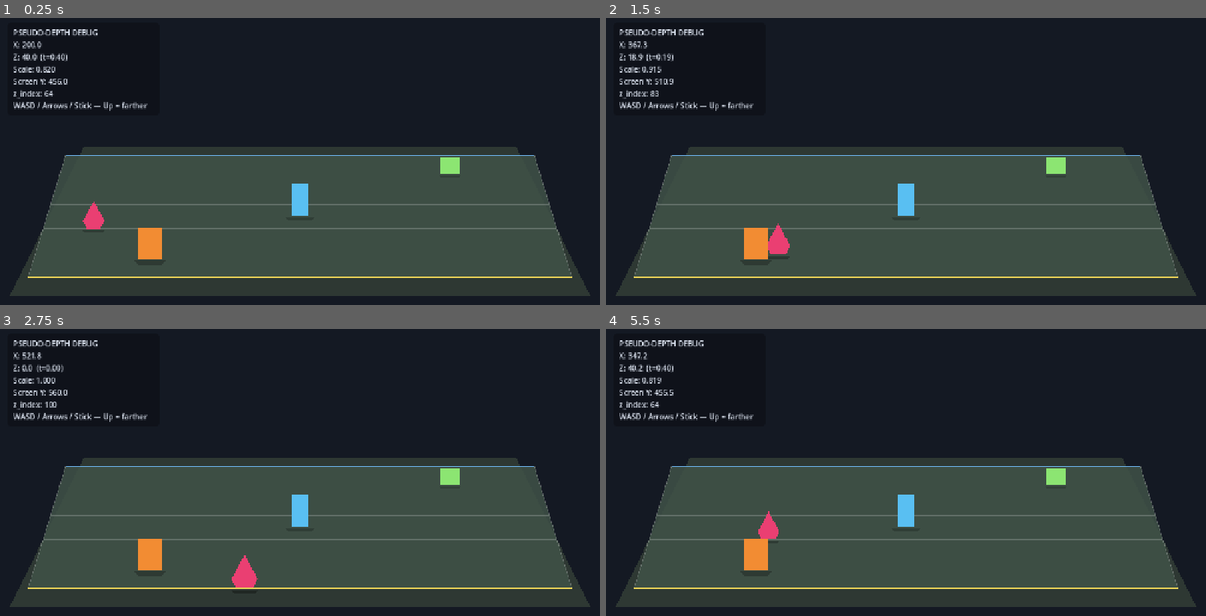
Above: before the commit, frames 1-4 (two rows, left to right).
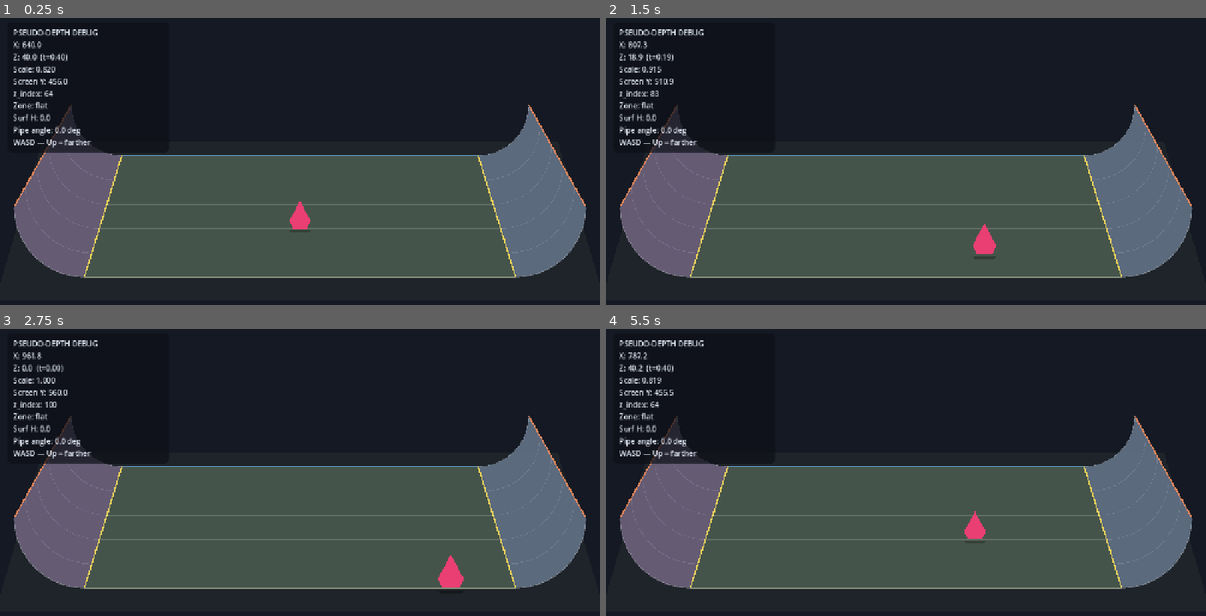
Above: after the commit, the same moments.

Repository: wmichelin/sideskate
Game: Godot game, scene res://scenes/main.tscn
Same seed, same stepped clock (60 frames per second), same inputs: the game is played once before the commit and once after it.
Inputs:
- Up to frame 1 (0.25 s): no input
- Up to frame 2 (1.5 s): tap Enter at 0.5 s; hold D (move_right) 0.53-1.28 s; hold S (move_down) from 1.28 s (still down)
- Up to frame 3 (2.75 s): tap Space at 2 s; release S (move_down) at 2.03 s; hold D (move_right) from 2.03 s (still down)
- Up to frame 4 (5.5 s): release D (move_right) at 2.78 s; hold W (move_up) 2.78-3.53 s; hold A (move_left) 3.53-5.03 s; hold S (move_down) from 5.03 s (still down)

The runs differ from the first frame. In frame 1, 15% of the frame differs, in the area x 2-98%, y 8-91%; in frame 2, 15%; in frame 3, 15%, in the area x 2-98%, y 8-93%; in frame 4, 15%.

Commit message:
Add wide plaza level with interactable side quarter pipes.
Players sample RampLevel for surface height/angle so pipe contact is ready for upcoming skate mechanics.

Diff:
--- a/scenes/main.tscn
+++ b/scenes/main.tscn
@@ -1,10 +1,11 @@
-[gd_scene load_steps=8 format=3 uid="uid://bdepthproto01"]
+[gd_scene load_steps=7 format=3 uid="uid://bdepthproto01"]
 
-[ext_resource type="Script" path="res://scripts/lane_band.gd" id="1_lane"]
-[ext_resource type="Script" path="res://scripts/player.gd" id="2_player"]
-[ext_resource type="Script" path="res://scripts/pseudo_depth_body.gd" id="3_depth"]
-[ext_resource type="Script" path="res://scripts/depth_prop.gd" id="4_prop"]
-[ext_resource type="Script" path="res://scripts/debug_overlay.gd" id="5_debug"]
+[ext_resource type="Script" path="res://scripts/ramp_level.gd" id="1_level"]
+[ext_resource type="Script" path="res://scripts/quarter_pipe.gd" id="2_pipe"]
+[ext_resource type="Script" path="res://scripts/ramp_visual.gd" id="3_visual"]
+[ext_resource type="Script" path="res://scripts/player.gd" id="4_player"]
+[ext_resource type="Script" path="res://scripts/pseudo_depth_body.gd" id="5_depth"]
+[ext_resource type="Script" path="res://scripts/debug_overlay.gd" id="6_debug"]
 
 [sub_resource type="StyleBoxFlat" id="StyleBoxFlat_panel"]
 bg_color = Color(0.05, 0.06, 0.09, 0.72)
@@ -24,65 +25,35 @@
 color = Color(0.08, 0.1, 0.14, 1)
 polygon = PackedVector2Array(0, 0, 1280, 0, 1280, 720, 0, 720)
 
-[node name="LaneBand" type="Node2D" parent="."]
-z_index = -50
-script = ExtResource("1_lane")
+[node name="RampLevel" type="Node2D" parent="."]
+script = ExtResource("1_level")
+lip_left = 180.0
+lip_right = 1100.0
+pipe_radius = 150.0
 
-[node name="Props" type="Node2D" parent="."]
+[node name="LeftPipe" type="Node" parent="RampLevel"]
+script = ExtResource("2_pipe")
+side = 0
+lip_x = 180.0
+radius = 150.0
 
-[node name="PropNear" type="Node2D" parent="Props"]
-script = ExtResource("4_prop")
-start_x = 320.0
-start_z = 15.0
+[node name="RightPipe" type="Node" parent="RampLevel"]
+script = ExtResource("2_pipe")
+side = 1
+lip_x = 1100.0
+radius = 150.0
 
-[node name="PseudoDepthBody" type="Node" parent="Props/PropNear"]
-script = ExtResource("3_depth")
-
-[node name="Shadow" type="Polygon2D" parent="Props/PropNear"]
-color = Color(0, 0, 0, 0.5)
-polygon = PackedVector2Array(-36, -10, 36, -10, 28, 10, -28, 10)
-
-[node name="Body" type="Polygon2D" parent="Props/PropNear"]
-color = Color(0.95, 0.55, 0.2, 1)
-polygon = PackedVector2Array(-28, -70, 28, -70, 28, 0, -28, 0)
-
-[node name="PropMid" type="Node2D" parent="Props"]
-script = ExtResource("4_prop")
-start_x = 640.0
-start_z = 50.0
-
-[node name="PseudoDepthBody" type="Node" parent="Props/PropMid"]
-script = ExtResource("3_depth")
-
-[node name="Shadow" type="Polygon2D" parent="Props/PropMid"]
-color = Color(0, 0, 0, 0.5)
-polygon = PackedVector2Array(-40, -10, 40, -10, 30, 10, -30, 10)
-
-[node name="Body" type="Polygon2D" parent="Props/PropMid"]
-color = Color(0.35, 0.75, 0.95, 1)
-polygon = PackedVector2Array(-22, -90, 22, -90, 22, 0, -22, 0)
-
-[node name="PropFar" type="Node2D" parent="Props"]
-script = ExtResource("4_prop")
-start_x = 960.0
-start_z = 85.0
-
-[node name="PseudoDepthBody" type="Node" parent="Props/PropFar"]
-script = ExtResource("3_depth")
-
-[node name="Shadow" type="Polygon2D" parent="Props/PropFar"]
-color = Color(0, 0, 0, 0.5)
-polygon = PackedVector2Array(-44, -10, 44, -10, 32, 10, -32, 10)
-
-[node name="Body" type="Polygon2D" parent="Props/PropFar"]
-color = Color(0.55, 0.9, 0.45, 1)
-polygon = PackedVector2Array(-34, -55, 34, -55, 34, 0, -34, 0)
+[node name="RampVisual" type="Node2D" parent="RampLevel"]
+script = ExtResource("3_visual")
+lip_left = 180.0
+lip_right = 1100.0
+pipe_radius = 150.0
 
 [node name="Player" type="Node2D" parent="."]
-script = ExtResource("2_player")
+script = ExtResource("4_player")
 
 [node name="PseudoDepthBody" type="Node" parent="Player"]
-script = ExtResource("3_depth")
+script = ExtResource("5_depth")
 
 [node name="Shadow" type="Polygon2D" parent="Player"]
 z_index = -1
@@ -94,13 +65,13 @@
 polygon = PackedVector2Array(0, -72, 28, -20, 18, 0, -18, 0, -28, -20)
 
 [node name="DebugOverlay" type="CanvasLayer" parent="."]
-script = ExtResource("5_debug")
+script = ExtResource("6_debug")
 
 [node name="Panel" type="PanelContainer" parent="DebugOverlay"]
 offset_left = 16.0
 offset_top = 16.0
-offset_right = 340.0
-offset_bottom = 190.0
+offset_right = 360.0
+offset_bottom = 250.0
 theme_override_styles/panel = SubResource("StyleBoxFlat_panel")
 
 [node name="Label" type="Label" parent="DebugOverlay/Panel"]
--- a/scripts/debug_overlay.gd
+++ b/scripts/debug_overlay.gd
@@ -1,5 +1,5 @@
 extends CanvasLayer
-## Live readout of the player's logical depth state.
+## Live readout of depth + surface (flat / pipe) state.
 
 @export var player_path: NodePath = NodePath("../Player")
 
@@ -18,6 +18,11 @@
 		return
 	var depth: PseudoDepthBody = _player.get_node("PseudoDepthBody")
 	var s := depth.debug_snapshot()
+	var surface: Dictionary = {}
+	if _player.get("last_surface") != null:
+		surface = _player.last_surface
+	var zone := str(surface.get("zone", "flat"))
+	var pipe_angle := float(surface.get("angle", 0.0))
 	label.text = (
 		"PSEUDO-DEPTH DEBUG\n"
 		+ "X: %.1f\n" % s.x
@@ -25,5 +30,8 @@
 		+ "Scale: %.3f\n" % s.scale
 		+ "Screen Y: %.1f\n" % s.screen_y
 		+ "z_index: %d\n" % s.z_index
-		+ "WASD / Arrows / Stick — Up = farther"
+		+ "Zone: %s\n" % zone
+		+ "Surf H: %.1f\n" % s.surface_height
+		+ "Pipe angle: %.1f deg\n" % pipe_angle
+		+ "WASD — Up = farther"
 	)
--- a/scripts/player.gd
+++ b/scripts/player.gd
@@ -1,20 +1,30 @@
 extends Node2D
-## 8-way mover on logical X/Z with accel/friction. Depth visuals via PseudoDepthBody.
+## 8-way mover on logical X/Z with accel/friction. Samples RampLevel for surface height.
 
 @export var max_speed: float = 260.0
 @export var acceleration: float = 1600.0
 @export var friction: float = 1800.0
 ## When on, logical speed is scaled by visual scale so near movement reads faster.
 @export var depth_speed_feel: bool = true
+@export var level_path: NodePath = NodePath("../RampLevel")
 
 @onready var depth: PseudoDepthBody = $PseudoDepthBody
 
 var _velocity: Vector2 = Vector2.ZERO  # x = logical X speed, y = logical Z speed
+var _level: RampLevel
+## Last surface sample for debug HUD.
+var last_surface: Dictionary = {}
 
 
 func _ready() -> void:
-	depth.logical_x = 200.0
+	_level = get_node_or_null(level_path) as RampLevel
+	# Spawn mid-plaza.
+	var spawn_x := 640.0
+	if _level:
+		spawn_x = (_level.lip_left + _level.lip_right) * 0.5
+	depth.logical_x = spawn_x
 	depth.logical_z = 40.0
+	_apply_surface()
 	depth.apply()
 
 
@@ -26,9 +36,22 @@
 	depth.logical_x += _velocity.x * speed_mul * delta
 	depth.logical_z = depth.clamp_z(depth.logical_z + _velocity.y * speed_mul * delta)
 
-	# Soft clamp X to a wide playfield so the player stays on the test stage.
-	depth.logical_x = clampf(depth.logical_x, 80.0, 1200.0)
+	if _level:
+		depth.logical_x = clampf(depth.logical_x, _level.x_min(), _level.x_max())
+	else:
+		depth.logical_x = clampf(depth.logical_x, 80.0, 1200.0)
+
+	_apply_surface()
 	depth.apply()
+
+
+func _apply_surface() -> void:
+	if _level == null:
+		last_surface = {"zone": "flat", "height": 0.0, "angle": 0.0}
+		depth.surface_height = 0.0
+		return
+	last_surface = _level.sample(depth.logical_x, depth.logical_z)
+	depth.surface_height = float(last_surface.get("height", 0.0))
 
 
 func _read_move_input() -> Vector2:
--- a/scripts/pseudo_depth_body.gd
+++ b/scripts/pseudo_depth_body.gd
@@ -14,8 +14,8 @@
 ##   scale     = lerp(near_scale, far_scale, t)
 ##   z_index   = round(lerp(near_z_index, far_z_index, t))
 ##
-## Shadow uses the ground screen position (X, screen_y) and ignores
-## height_offset so jumps can lift the body later without moving the shadow.
+## Shadow uses the surface contact position (X, screen_y - surface_height)
+## and ignores jump height_offset so jumps can lift the body later.
 
 @export_group("Lane Band")
 @export var z_min: float = 0.0
@@ -44,7 +44,9 @@
 var logical_x: float = 0.0
 ## Logical depth in the lane band.
 var logical_z: float = 0.0
-## Future jump height in screen pixels (does not move the shadow).
+## Height of the supporting surface (pipe/flat). Shadow follows this.
+var surface_height: float = 0.0
+## Extra jump height in screen pixels (body only — shadow ignores this).
 var height_offset: float = 0.0
 
 var _visual: Node2D
@@ -65,7 +67,7 @@
 	return clampf((logical_z - z_min) / span, 0.0, 1.0)
 
 
-## Ground contact Y on screen for the current Z (shadow + feet).
+## Ground contact Y on screen for the current Z (shadow + feet on flat plaza).
 func ground_screen_y() -> float:
 	return lerpf(near_screen_y, far_screen_y, depth_t())
 
@@ -88,7 +90,7 @@
 	return clampf(z, z_min, z_max)
 
 
-## Push logical X/Z (+ optional height) into Node2D transforms.
+## Push logical X/Z (+ surface/jump height) into Node2D transforms.
 func apply() -> void:
 	logical_z = clamp_z(logical_z)
 	var parent := get_parent() as Node2D
@@ -100,22 +102,21 @@
 	var s := visual_scale()
 	var z_i := draw_z_index()
 
-	# Root sits on the ground contact point for this depth.
+	# Root sits on the plaza ground line for this depth; height is applied on children.
 	parent.position = Vector2(logical_x, ground_y)
 	parent.z_index = z_i
 
 	if _visual:
-		# Lift the body for future jumps; scale shrinks as Z increases.
-		_visual.position = Vector2(0.0, -height_offset)
+		# Surface raises body+shadow; jump height raises body only.
+		_visual.position = Vector2(0.0, -(surface_height + height_offset) * s)
 		_visual.scale = Vector2(s, s)
 		_visual.z_index = 1
 
 	if _shadow:
-		# Shadow stays on the ground plane (no height_offset).
-		_shadow.position = Vector2(0.0, shadow_ground_nudge * s)
+		# Shadow pinned to surface contact (not jump height).
+		_shadow.position = Vector2(0.0, shadow_ground_nudge * s - surface_height * s)
 		_shadow.scale = Vector2(s, s * 0.45)
 		_shadow.z_index = 0
-		# Soften shadow slightly as we go farther back.
 		_shadow.modulate.a = lerpf(0.55, 0.28, t)
 
 
@@ -127,5 +128,6 @@
 		"scale": visual_scale(),
 		"screen_y": ground_screen_y(),
 		"z_index": draw_z_index(),
+		"surface_height": surface_height,
 		"height": height_offset,
 	}
--- /dev/null
+++ b/scripts/quarter_pipe.gd
@@ -0,0 +1,71 @@
+class_name QuarterPipe
+extends Node
+## Interactable quarter-pipe surface on the left or right edge of the plaza.
+##
+## Logical profile (height up from flat):
+##   θ = 0 at the lip (meets flat), θ = PI/2 at the vertical top
+##   x_offset from lip into the pipe = radius * sin(θ)
+##   height                   = radius * (1 - cos(θ))
+## Given x: θ = asin(clamp(x_offset / radius)), height = radius * (1 - cos(θ))
+
+enum PipeSide { LEFT, RIGHT }
+
+@export var side: PipeSide = PipeSide.LEFT
+## X where the pipe meets the flat floor.
+@export var lip_x: float = 180.0
+@export var radius: float = 150.0
+@export var z_min: float = 0.0
+@export var z_max: float = 100.0
+
+
+func x_min() -> float:
+	if side == PipeSide.LEFT:
+		return lip_x - radius
+	return lip_x
+
+
+func x_max() -> float:
+	if side == PipeSide.LEFT:
+		return lip_x
+	return lip_x + radius
+
+
+func contains_x(logical_x: float) -> bool:
+	return logical_x >= x_min() - 0.001 and logical_x <= x_max() + 0.001
+
+
+func contains_z(logical_z: float) -> bool:
+	return logical_z >= z_min - 0.001 and logical_z <= z_max + 0.001
+
+
+## Returns surface sample, or { active: false } if outside this pipe.
+func query_surface(logical_x: float, logical_z: float) -> Dictionary:
+	if not contains_z(logical_z) or not contains_x(logical_x):
+		return {"active": false}
+
+	var x_offset: float
+	if side == PipeSide.LEFT:
+		x_offset = lip_x - logical_x
+	else:
+		x_offset = logical_x - lip_x
+
+	x_offset = clampf(x_offset, 0.0, radius)
+	var ratio := 0.0 if radius <= 0.0001 else clampf(x_offset / radius, 0.0, 1.0)
+	var theta := asin(ratio)
+	var height := radius * (1.0 - cos(theta))
+	# Unit normal pointing toward the plaza / open air (away from the wall).
+	var normal_x := cos(theta) if side == PipeSide.LEFT else -cos(theta)
+	var normal_y := sin(theta)  # "up" in logical height space
+
+	return {
+		"active": true,
+		"zone": "left_pipe" if side == PipeSide.LEFT else "right_pipe",
+		"height": height,
+		"angle": rad_to_deg(theta),
+		"theta": theta,
+		"normal_x": normal_x,
+		"normal_y": normal_y,
+		"t_along_pipe": ratio,
+		"lip_x": lip_x,
+		"side": side,
+	}
--- /dev/null
+++ b/scripts/ramp_level.gd
@@ -0,0 +1,63 @@
+class_name RampLevel
+extends Node2D
+## Owns the plaza flat + left/right quarter pipes. Single surface sampler for the player.
+
+@export var lip_left: float = 180.0
+@export var lip_right: float = 1100.0
+@export var pipe_radius: float = 150.0
+@export var z_min: float = 0.0
+@export var z_max: float = 100.0
+
+@onready var left_pipe: QuarterPipe = $LeftPipe
+@onready var right_pipe: QuarterPipe = $RightPipe
+
+
+func _ready() -> void:
+	_sync_pipes()
+	queue_redraw()
+
+
+func _sync_pipes() -> void:
+	if left_pipe:
+		left_pipe.side = QuarterPipe.PipeSide.LEFT
+		left_pipe.lip_x = lip_left
+		left_pipe.radius = pipe_radius
+		left_pipe.z_min = z_min
+		left_pipe.z_max = z_max
+	if right_pipe:
+		right_pipe.side = QuarterPipe.PipeSide.RIGHT
+		right_pipe.lip_x = lip_right
+		right_pipe.radius = pipe_radius
+		right_pipe.z_min = z_min
+		right_pipe.z_max = z_max
+
+
+## Playable X bounds: outer pipe tops.
+func x_min() -> float:
+	return lip_left - pipe_radius
+
+
+func x_max() -> float:
+	return lip_right + pipe_radius
+
+
+func sample(logical_x: float, logical_z: float) -> Dictionary:
+	_sync_pipes()
+	var left := left_pipe.query_surface(logical_x, logical_z)
+	if left.get("active", false):
+		return left
+
+	var right := right_pipe.query_surface(logical_x, logical_z)
+	if right.get("active", false):
+		return right
+
+	return {
+		"active": true,
+		"zone": "flat",
+		"height": 0.0,
+		"angle": 0.0,
+		"theta": 0.0,
+		"normal_x": 0.0,
+		"normal_y": 1.0,
+		"t_along_pipe": 0.0,
+	}
--- /dev/null
+++ b/scripts/ramp_visual.gd
@@ -0,0 +1,159 @@
+extends Node2D
+## Draws the wide plaza floor + left/right quarter-pipe placeholders in pseudo-3D perspective.
+
+@export var near_screen_y: float = 560.0
+@export var far_screen_y: float = 300.0
+@export var lip_left: float = 180.0
+@export var lip_right: float = 1100.0
+@export var pipe_radius: float = 150.0
+@export var z_min: float = 0.0
+@export var z_max: float = 100.0
+@export var grid_steps: int = 5
+@export var arc_ribs: int = 5
+@export var perspective_inset: float = 80.0
+
+
+func _ready() -> void:
+	z_index = -50
+	var level := get_parent() as RampLevel
+	if level:
+		lip_left = level.lip_left
+		lip_right = level.lip_right
+		pipe_radius = level.pipe_radius
+		z_min = level.z_min
+		z_max = level.z_max
+	queue_redraw()
+
+
+func _draw() -> void:
+	_draw_backdrop_pad()
+	_draw_plaza()
+	_draw_pipe(true)
+	_draw_pipe(false)
+	_draw_lips()
+	_draw_depth_grid()
+
+
+func _depth_y(t: float) -> float:
+	return lerpf(near_screen_y, far_screen_y, t)
+
+
+func _inset(t: float) -> float:
+	return lerpf(0.0, perspective_inset, t)
+
+
+func _draw_backdrop_pad() -> void:
+	# Soft pad under the whole playfield.
+	var pad := PackedVector2Array([
+		Vector2(lip_left - pipe_radius - 40.0, near_screen_y + 50.0),
+		Vector2(lip_right + pipe_radius + 40.0, near_screen_y + 50.0),
+		Vector2(lip_right + pipe_radius - perspective_inset + 20.0, far_screen_y - 30.0),
+		Vector2(lip_left - pipe_radius + perspective_inset - 20.0, far_screen_y - 30.0),
+	])
+	draw_colored_polygon(pad, Color(0.12, 0.14, 0.16, 1.0))
+
+
+func _draw_plaza() -> void:
+	var poly := PackedVector2Array([
+		Vector2(lip_left, near_screen_y),
+		Vector2(lip_right, near_screen_y),
+		Vector2(lip_right - perspective_inset, far_screen_y),
+		Vector2(lip_left + perspective_inset, far_screen_y),
+	])
+	draw_colored_polygon(poly, Color(0.28, 0.34, 0.30, 0.95))
+
+
+func _draw_lips() -> void:
+	draw_line(
+		Vector2(lip_left, near_screen_y),
+		Vector2(lip_left + perspective_inset, far_screen_y),
+		Color(0.95, 0.85, 0.35, 0.95),
+		3.0
+	)
+	draw_line(
+		Vector2(lip_right, near_screen_y),
+		Vector2(lip_right - perspective_inset, far_screen_y),
+		Color(0.95, 0.85, 0.35, 0.95),
+		3.0
+	)
+	# Near / far plaza edges.
+	draw_line(
+		Vector2(lip_left, near_screen_y),
+		Vector2(lip_right, near_screen_y),
+		Color(0.85, 0.9, 0.75, 0.55),
+		2.0
+	)
+	draw_line(
+		Vector2(lip_left + perspective_inset, far_screen_y),
+		Vector2(lip_right - perspective_inset, far_screen_y),
+		Color(0.45, 0.75, 1.0, 0.75),
+		2.5
+	)
+
+
+func _draw_depth_grid() -> void:
+	for i in range(1, grid_steps):
+		var t := float(i) / float(grid_steps)
+		var y := _depth_y(t)
+		var inset := _inset(t)
+		draw_line(
+			Vector2(lip_left + inset, y),
+			Vector2(lip_right - inset, y),
+			Color(1, 1, 1, 0.14),
+			1.5
+		)
+
+
+func _draw_pipe(is_left: bool) -> void:
+	# Build a perspective-scaled quarter-pipe wedge from near to far.
+	var steps := 10
+	var near_arc := _arc_points(is_left, 0.0, steps)
+	var far_arc := _arc_points(is_left, 1.0, steps)
+
+	# Filled body: near arc → far arc reversed.
+	var fill := PackedVector2Array()
+	for p in near_arc:
+		fill.append(p)
+	for i in range(far_arc.size() - 1, -1, -1):
+		fill.append(far_arc[i])
+	var fill_col := Color(0.42, 0.38, 0.48, 0.92) if is_left else Color(0.38, 0.44, 0.52, 0.92)
+	draw_colored_polygon(fill, fill_col)
+
+	# Arc ribs at a few depths.
+	for r in range(arc_ribs + 1):
+		var t := float(r) / float(arc_ribs)
+		var arc := _arc_points(is_left, t, steps)
+		var col := Color(1, 1, 1, 0.22 if r == 0 or r == arc_ribs else 0.12)
+		for i in range(arc.size() - 1):
+			draw_line(arc[i], arc[i + 1], col, 2.0 if r == 0 else 1.25)
+
+	# Coping / top edge (vertical lip at pipe top).
+	var top_near := _pipe_point(is_left, 0.0, 1.0)
+	var top_far := _pipe_point(is_left, 1.0, 1.0)
+	draw_line(top_near, top_far, Color(0.95, 0.55, 0.35, 0.9), 3.0)
+
+
+## t_depth 0=near 1=far; u 0=lip 1=top of pipe.
+func _pipe_point(is_left: bool, t_depth: float, u: float) -> Vector2:
+	var theta := u * PI * 0.5
+	var x_off := pipe_radius * sin(theta)
+	var height := pipe_radius * (1.0 - cos(theta))
+	var inset := _inset(t_depth)
+	var lip := lip_left if is_left else lip_right
+	# Perspective: lips converge toward center as depth increases.
+	var lip_screen := lip + inset if is_left else lip - inset
+	var x: float
+	if is_left:
+		x = lip_screen - x_off * lerpf(1.0, 0.72, t_depth)
+	else:
+		x = lip_screen + x_off * lerpf(1.0, 0.72, t_depth)
+	var y := _depth_y(t_depth) - height * lerpf(1.0, 0.72, t_depth)
+	return Vector2(x, y)
+
+
+func _arc_points(is_left: bool, t_depth: float, steps: int) -> PackedVector2Array:
+	var pts := PackedVector2Array()
+	for i in range(steps + 1):
+		var u := float(i) / float(steps)
+		pts.append(_pipe_point(is_left, t_depth, u))
+	return pts
Not shown, added: scripts/quarter_pipe.gd.uid
Not shown, added: scripts/ramp_level.gd.uid
Not shown, added: scripts/ramp_visual.gd.uid
